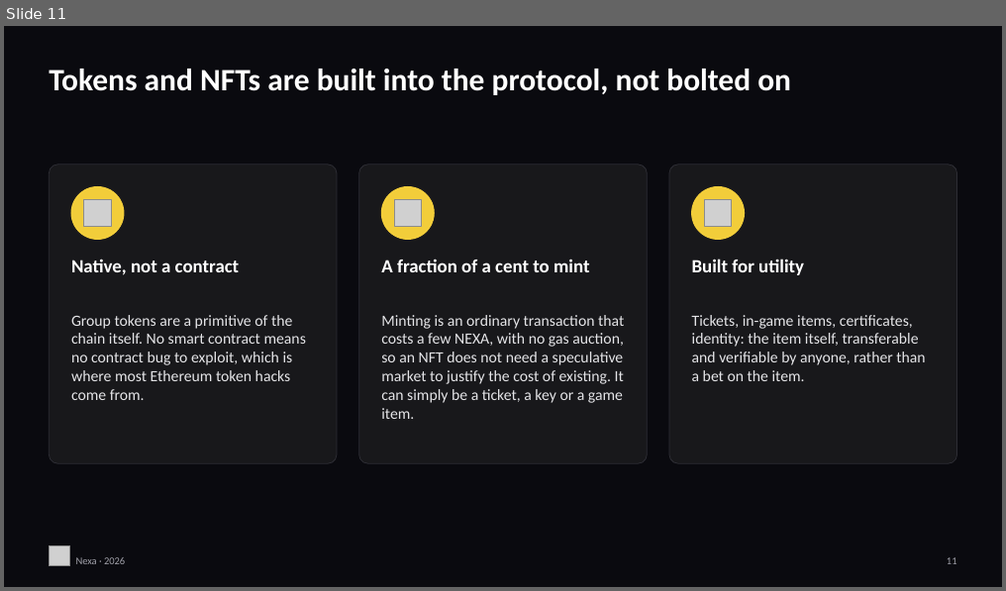
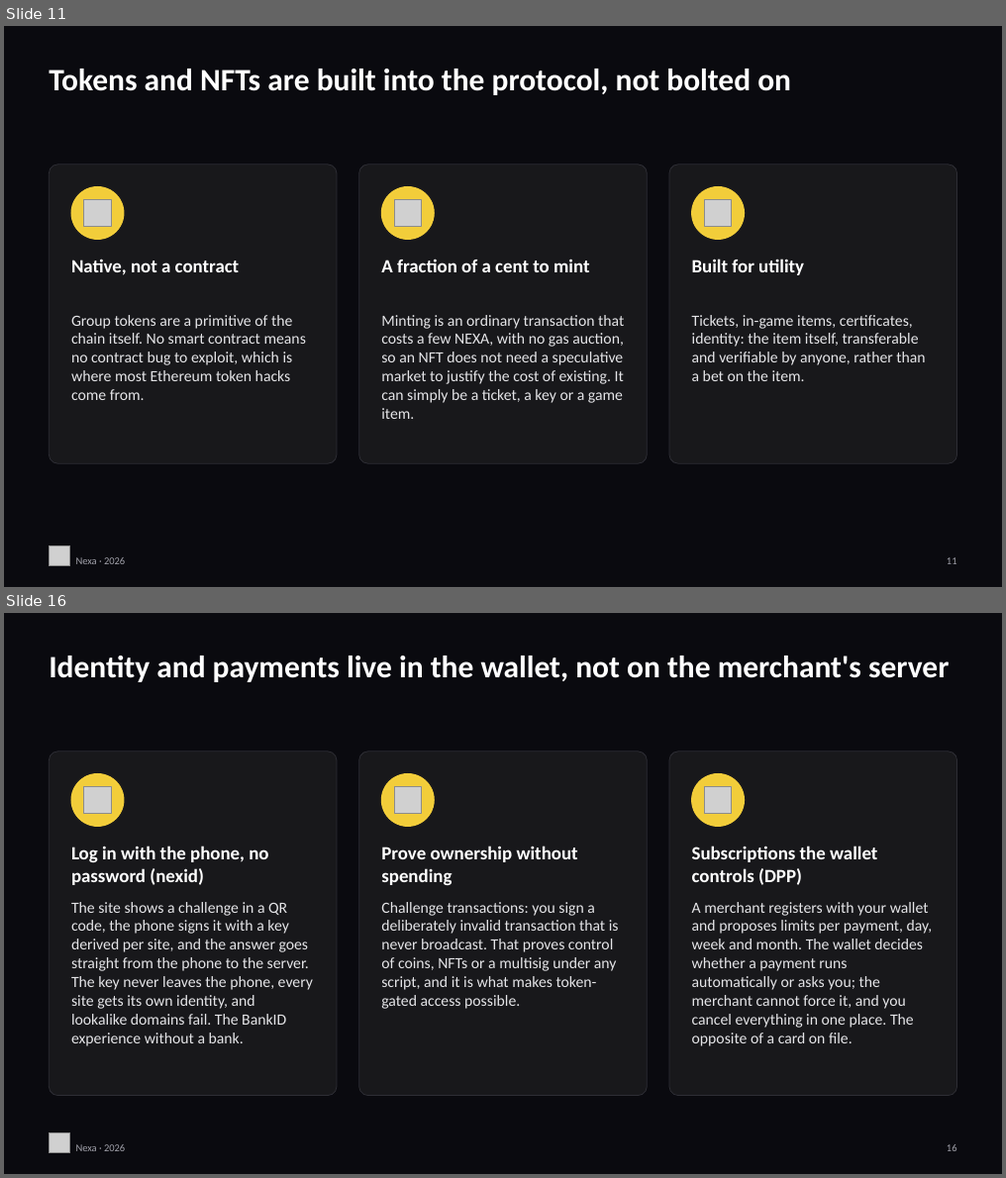
Before and after one commit to jQrgen/presentations, a slide deck: docs/nexa-vs-bitcoin-ethereum/Nexa-vs-Bitcoin-Ethereum.pptx. Shown one above the other, each under a label of ours: slide 11 before the commit, slides 11 and 16 after it; the slides between them are not shown. The pictures are 1006x591 and 1006x1178 pixels, drawn with LibreOffice and Linux fonts; fonts in the diff are those of the drawing; grey boxes stand for pictures. Boxes give left, top, right and bottom in pixels: in the first picture for what was removed or moved away, otherwise in the second. Text is boxed around its words. In the diff, an @@ line names an element or a change of style, - is before the commit and + after.

Commit message:
Nexa deck: authority batons, Token Secrets, wallet identity and payments, Tailstorm (19 slides)

```diff
--- a/docs/nexa-vs-bitcoin-ethereum/Nexa-vs-Bitcoin-Ethereum.pptx
+++ b/docs/nexa-vs-bitcoin-ethereum/Nexa-vs-Bitcoin-Ethereum.pptx
@@ slide 16 added at (4, 613, 1002, 1174), background #0A0A0F @@
@@ text added at (49, 656, 948, 682), 30 pt, text #FFFFFF, bold @@
+Identity and payments live in the wallet, not on the merchant's server
@@ rounded rectangle added at (49, 752, 337, 1096), fill #18181B, outline #2E2E35 0.75 pt @@
@@ rounded rectangle added at (358, 752, 647, 1096), fill #18181B, outline #2E2E35 0.75 pt @@
@@ rounded rectangle added at (669, 752, 957, 1096), fill #18181B, outline #2E2E35 0.75 pt @@
@@ ellipse added at (71, 774, 124, 827), fill #F2CD3A, outline #F2CD3A 1 pt @@
@@ picture added at (84, 786, 111, 814) @@
@@ ellipse added at (381, 774, 434, 827), fill #F2CD3A, outline #F2CD3A 1 pt @@
@@ picture added at (394, 786, 421, 814) @@
@@ ellipse added at (692, 774, 745, 827), fill #F2CD3A, outline #F2CD3A 1 pt @@
@@ picture added at (705, 786, 732, 814) @@
@@ text added at (71, 846, 268, 885), 18 pt, text #FFFFFF, bold @@
+Log in with the phone, no password (nexid)
@@ text added at (381, 846, 578, 885), 18 pt, text #FFFFFF, bold @@
+Prove ownership without spending
@@ text added at (692, 846, 877, 885), 18 pt, text #FFFFFF, bold @@
+Subscriptions the wallet controls (DPP)
@@ text added at (71, 902, 313, 1047), 15 pt, text #E4E4E7 @@
+The site shows a challenge in a QR code, the phone signs it with a key derived per site, and the answer goes straight from the phone to the server. The key never leaves the phone, every site gets its own identity, and lookalike domains fail. The BankID experience without a bank.
@@ text added at (381, 902, 619, 1009), 15 pt, text #E4E4E7 @@
+Challenge transactions: you sign a deliberately invalid transaction that is never broadcast. That proves control of coins, NFTs or a multisig under any script, and it is what makes token-gated access possible.
@@ text added at (692, 902, 932, 1047), 15 pt, text #E4E4E7 @@
+A merchant registers with your wallet and proposes limits per payment, day, week and month. The wallet decides whether a payment runs automatically or asks you; the merchant cannot force it, and you cancel everything in one place. The opposite of a card on file.
@@ picture added at (49, 1134, 70, 1154) @@
@@ text added at (76, 1145, 125, 1152), 10 pt, text #A1A1AA @@
+Nexa · 2026
@@ text added at (946, 1145, 957, 1152), 10 pt, text #A1A1AA @@
+16
```
Also in this commit, not shown: 6 slides changed, 2 other slides added, 27 other files.
